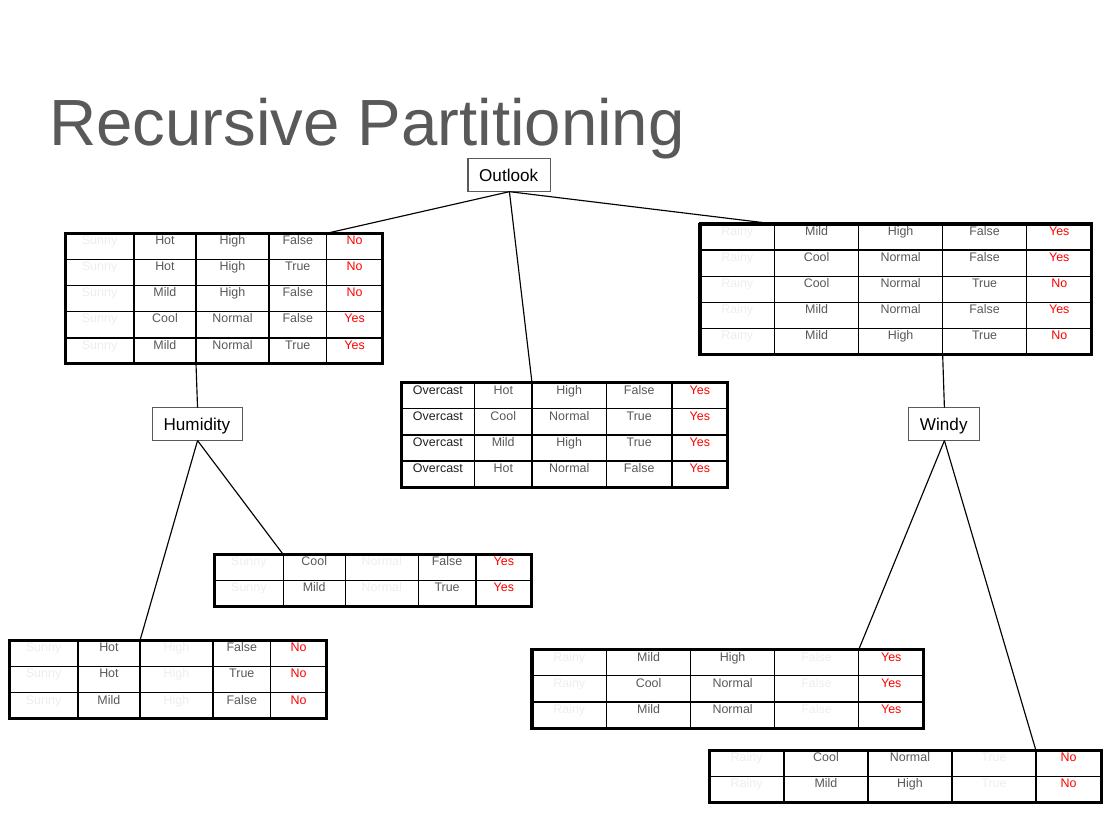
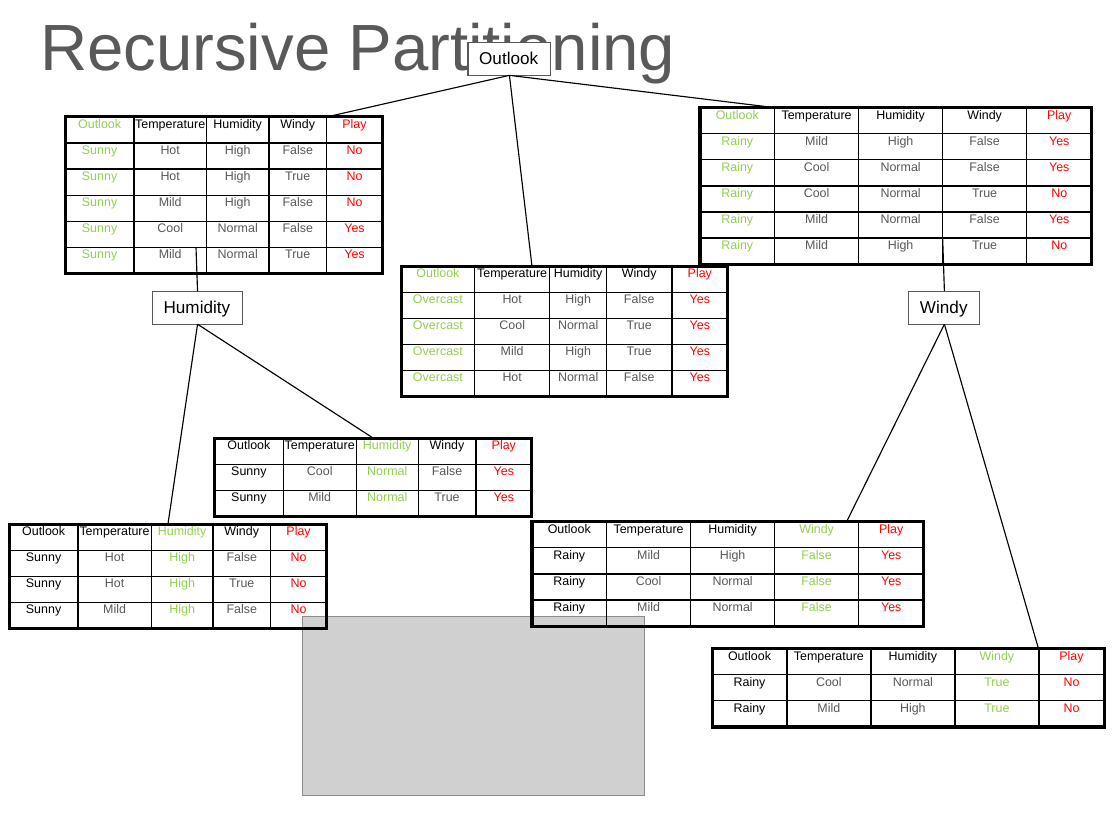
Before and after one commit to lutzhamel/CSC310, a slide deck: slide 24 of notes/06-machine-learning-basics-1.pptx (slide 25 before the commit). Drawn at 1120x840 pixels with LibreOffice and Linux fonts; fonts in the diff are those of the drawing; grey boxes stand for pictures. Boxes give left, top, right and bottom in pixels: in the first picture for what was removed or moved away, otherwise in the second. Text is boxed around its words. In the diff, an @@ line names an element or a change of style, - is before the commit and + after.

```diff
--- a/notes/06-machine-learning-basics-1.pptx
+++ b/notes/06-machine-learning-basics-1.pptx
@@ title "Recursive Partitioning" moved from (x1=49, y1=97, x2=685, y2=157) to (x1=40, y1=22, x2=676, y2=83) @@
@@ rectangle "Outlook" at (x1=468, y1=43, x2=551, y2=76): fill none to #FFFFFF @@
@@ table at (x1=65, y1=116, x2=382, y2=273) @@
+row 1: Outlook | Temperature | Humidity | Windy | Play
@@ table resized from (x1=65, y1=233, x2=381, y2=364) to (x1=65, y1=116, x2=382, y2=273) @@
@@ table at (x1=700, y1=108, x2=1092, y2=264) @@
+row 1: Outlook | Temperature | Humidity | Windy | Play
@@ table resized from (x1=700, y1=224, x2=1092, y2=355) to (x1=700, y1=108, x2=1092, y2=264) @@
@@ 5 lines, 3 rectangles moved together from (x1=152, y1=159, x2=980, y2=441) to (x1=152, y1=43, x2=980, y2=325) @@
@@ table at (x1=401, y1=267, x2=727, y2=398) @@
+row 1: Outlook | Temperature | Humidity | Windy | Play
@@ table resized from (x1=401, y1=383, x2=727, y2=487) to (x1=401, y1=267, x2=727, y2=398) @@
@@ line moved from (197, 440) - (140, 641) to (197, 325) - (168, 524) @@
@@ line moved from (197, 440) - (283, 554) to (197, 325) - (373, 438) @@
@@ line moved from (944, 440) - (859, 650) to (944, 325) - (847, 522) @@
@@ line moved from (944, 440) - (1036, 750) to (944, 325) - (1038, 648) @@
@@ table at (x1=215, y1=438, x2=531, y2=516) @@
+row 1: Outlook | Temperature | Humidity | Windy | Play
@@ table resized from (x1=215, y1=554, x2=531, y2=708) to (x1=215, y1=438, x2=531, y2=516) @@
@@ table at (x1=9, y1=524, x2=325, y2=628) @@
+row 1: Outlook | Temperature | Humidity | Windy | Play
@@ table resized from (x1=9, y1=641, x2=325, y2=719) to (x1=9, y1=524, x2=325, y2=628) @@
@@ table at (x1=532, y1=522, x2=924, y2=626) @@
+row 1: Outlook | Temperature | Humidity | Windy | Play
@@ table resized from (x1=532, y1=650, x2=924, y2=728) to (x1=532, y1=522, x2=924, y2=626) @@
@@ picture added at (x1=302, y1=616, x2=644, y2=795) @@
@@ table at (x1=712, y1=648, x2=1104, y2=727) @@
+row 1: Outlook | Temperature | Humidity | Windy | Play
@@ table resized from (x1=709, y1=750, x2=1101, y2=803) to (x1=712, y1=648, x2=1104, y2=727) @@
```
Also in this commit, not shown: 3 other slides changed, 2 slides added, 3 slides removed, 10 other files.
